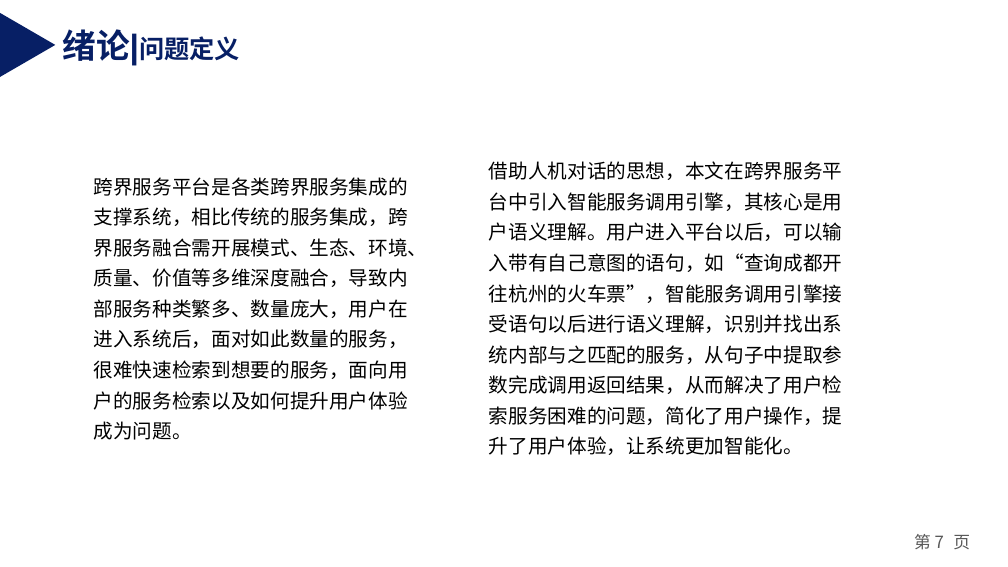
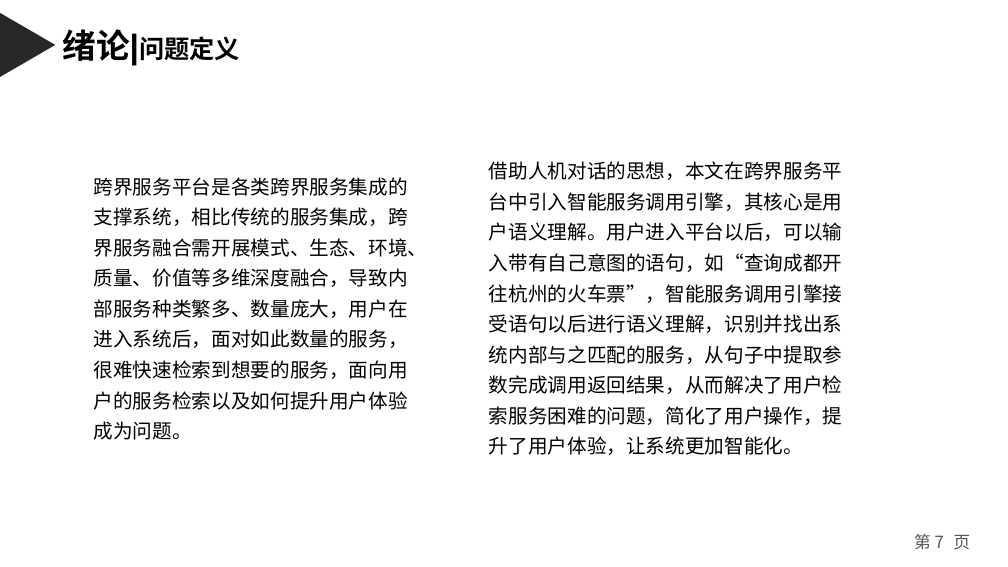
Before and after one commit to weixiao2333/zjuthesis-mphil, a slide deck: slide 7 of 硕士毕业论文答辩PPT.pptx. Drawn at 1008x567 pixels with LibreOffice and Linux fonts; fonts in the diff are those of the drawing. Boxes give left, top, right and bottom in pixels: in the first picture for what was removed or moved away, otherwise in the second. Text is boxed around its words. In the diff, an @@ line names an element or a change of style, - is before the commit and + after.

```diff
--- a/硕士毕业论文答辩PPT.pptx
+++ b/硕士毕业论文答辩PPT.pptx
@@ triangle at [1, 13, 56, 77]: fill #071F65 to #282828 @@
@@ text "绪论|问题定义" at [63, 29, 240, 66]: text colour #071F65 to #000000 @@
```
Also in this commit, not shown: 10 other slides changed, 4 slides added, 4 slides removed.
